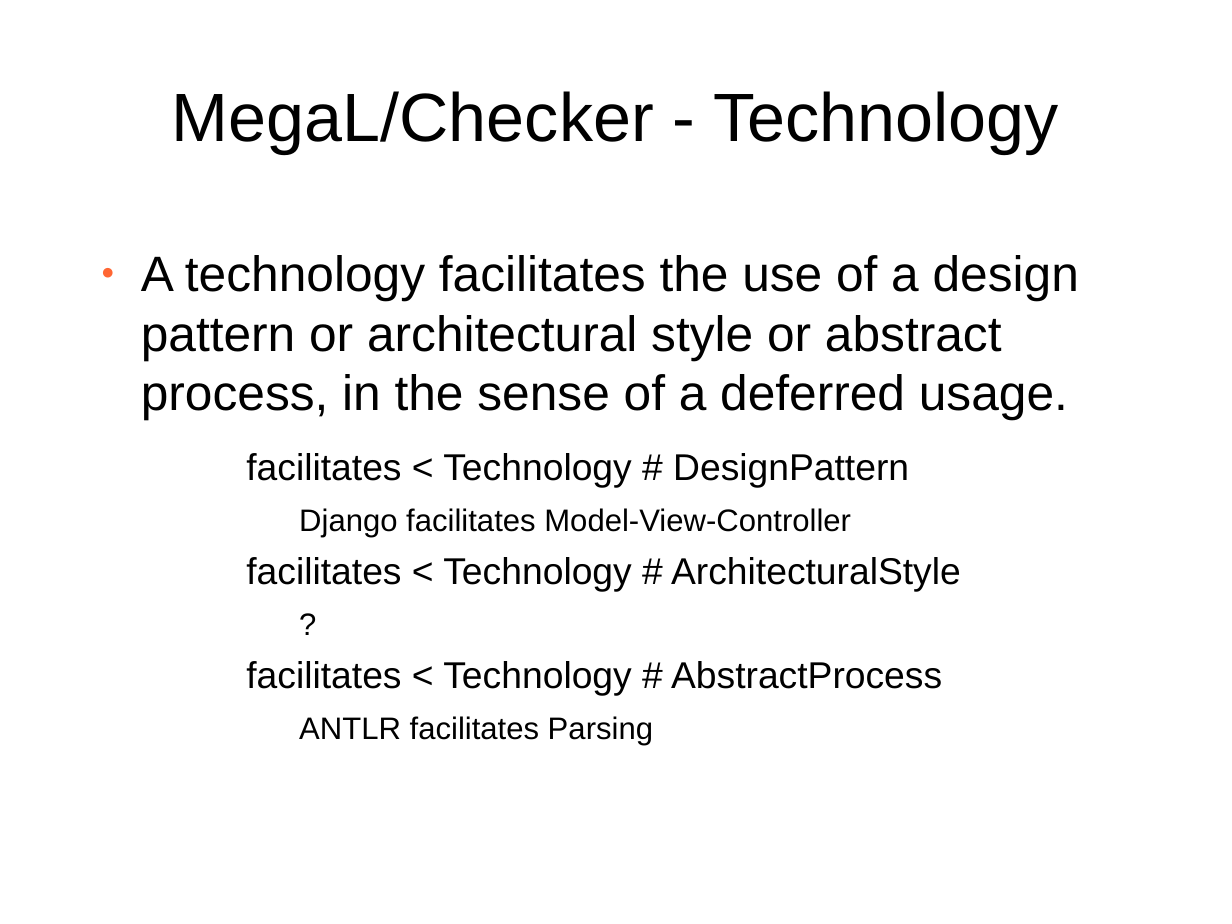
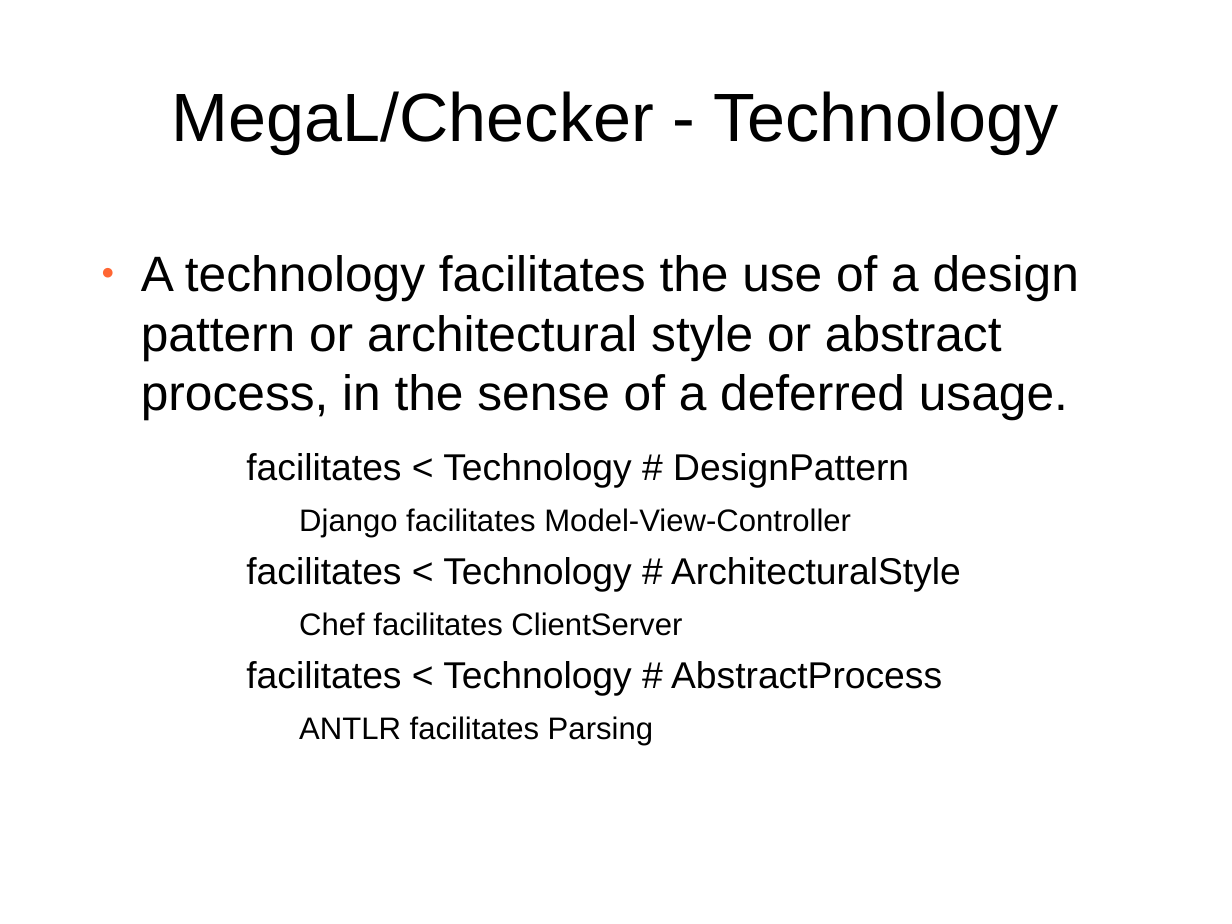
Before and after one commit to softlang/megalib, a slide deck: slide 23 of docs/LanguageDescription.odp. Drawn at 1232x924 pixels with LibreOffice and Linux fonts; fonts in the diff are those of the drawing; background and template pictures are left out. Boxes give left, top, right and bottom in pixels: in the first picture for what was removed or moved away, otherwise in the second. Text is boxed around its words. In the diff, an @@ line names an element or a change of style, - is before the commit and + after.

```diff
--- a/docs/LanguageDescription.odp
+++ b/docs/LanguageDescription.odp
@@ text at [299,612,682,636]: text changed @@
-      ● ?
+      ● Chef facilitates ClientServer
```
Also in this commit, not shown: 3 other slides changed, 1 slide removed.
